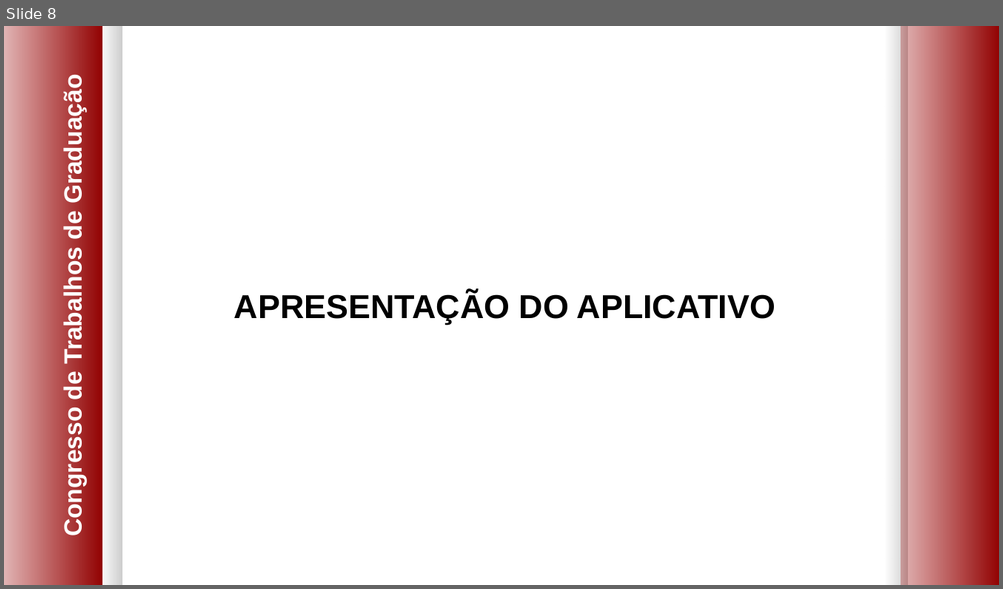
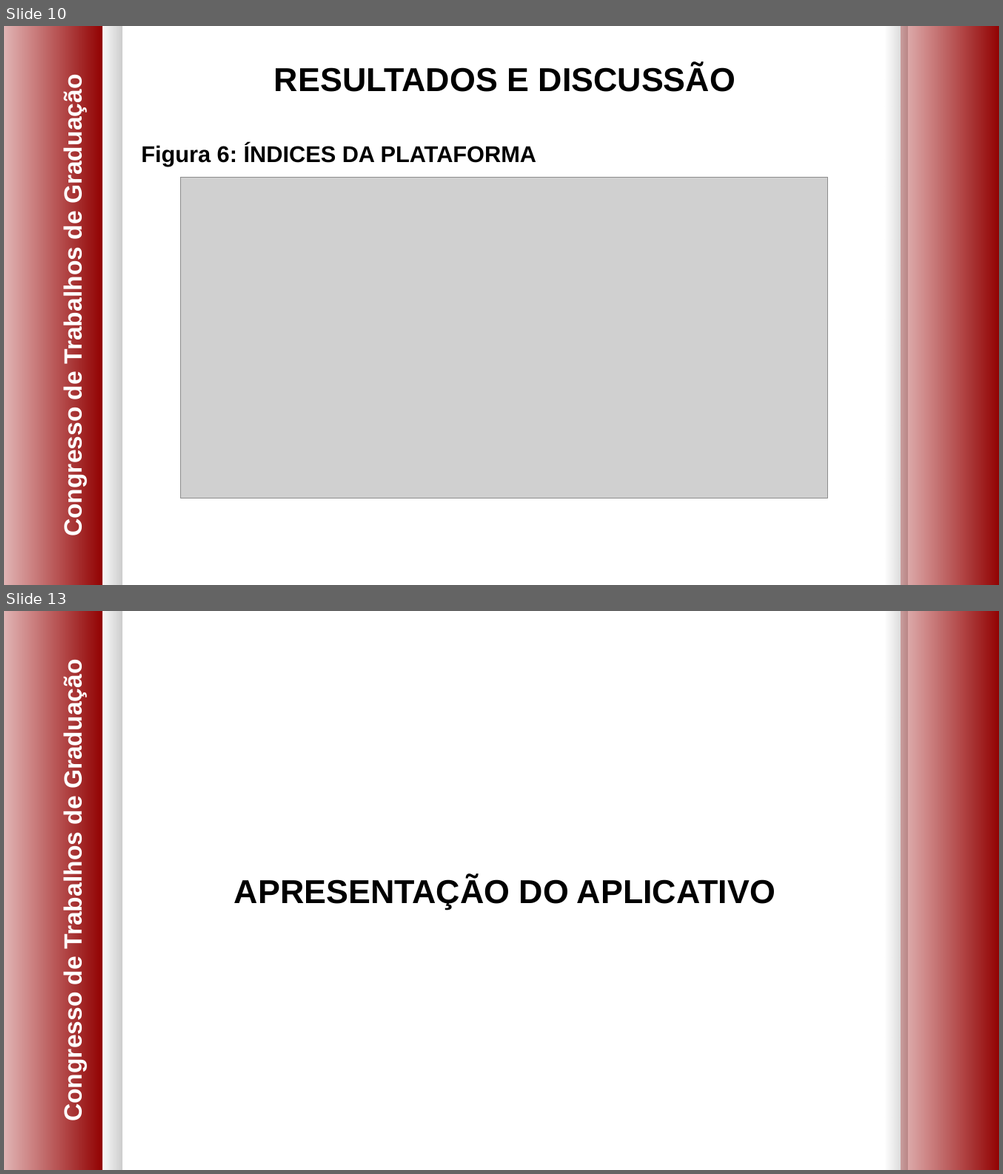
Before and after one commit to AntonioMenelau/FatecConnect-TG, a slide deck: documentação/Apresentação - FatecConnect.pptx. Shown one above the other, each under a label of ours: slide 8 before the commit, slides 10 and 13 after it; the slides between them are not shown. The pictures are 1003x589 and 1003x1174 pixels, drawn with LibreOffice and Linux fonts; fonts in the diff are those of the drawing; grey boxes stand for pictures; background and template pictures are left out. Boxes give left, top, right and bottom in pixels: in the first picture for what was removed or moved away, otherwise in the second. Text is boxed around its words. In the diff, an @@ line names an element or a change of style, - is before the commit and + after.

```diff
--- a/documentação/Apresentação - FatecConnect.pptx
+++ b/documentação/Apresentação - FatecConnect.pptx
@@ slide 10 added at (x1=4, y1=26, x2=999, y2=585), background #FFFFFF; not listed: 5 template elements that a slide beside it also shows @@
@@ text added at (x1=274, y1=65, x2=735, y2=92), 32 pt, text #000000, bold @@
+RESULTADOS E DISCUSSÃO
@@ text added at (x1=141, y1=144, x2=537, y2=167), 22 pt, text #000000, bold @@
+Figura 6: ÍNDICES DA PLATAFORMA
@@ picture added at (x1=181, y1=178, x2=828, y2=498) @@
@@ what was slide 8 is now slide 13 @@
```
Also in this commit, not shown: 6 slides changed, 5 other slides added, 1 slide removed.
